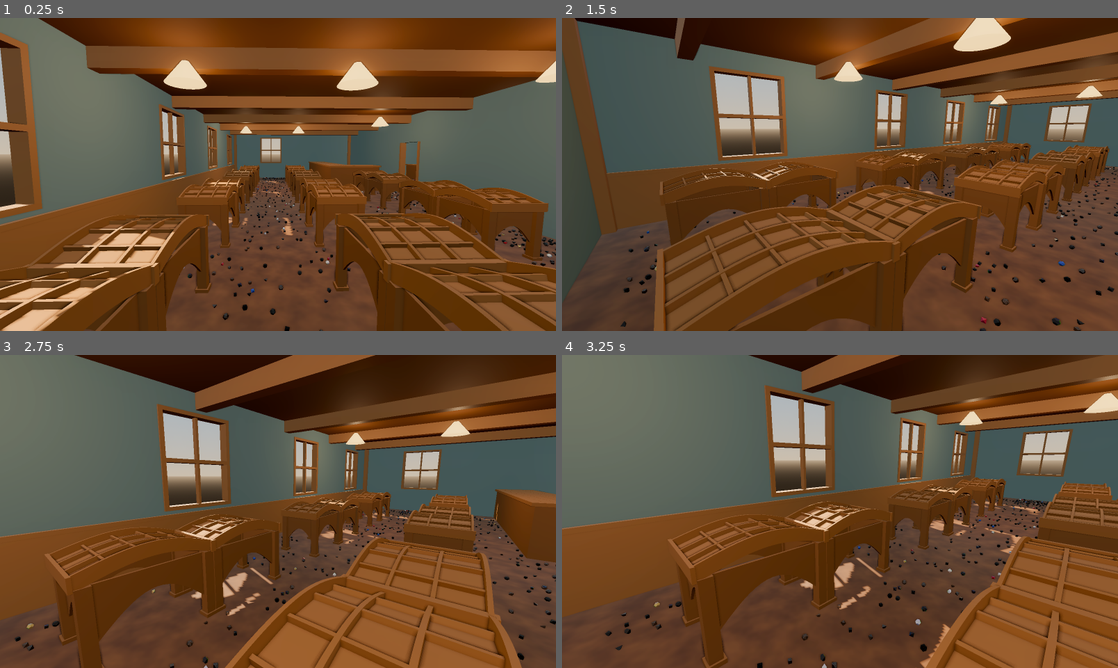
Above: before the commit, frames 1-4 (two rows, left to right).
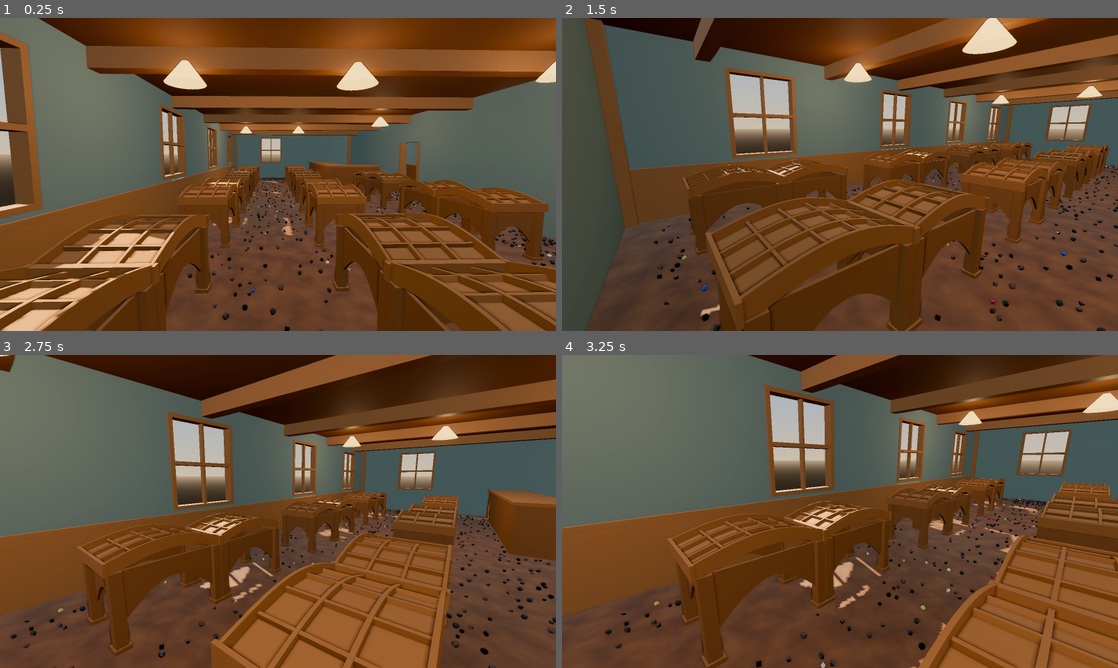
Above: after the commit, the same moments.

Repository: henrytuson-netizen/DiceHoarder
Game: Godot game, scene res://scenes/main.tscn
Same seed, same stepped clock (60 frames per second), same inputs: the game is played once before the commit and once after it.
Inputs (mouse positions are in pixels of both pictures, inside the frame that each line leads up to):
- Up to frame 1 (0.25 s): no input
- Up to frame 2 (1.5 s): tap Enter at 0.5 s; move the mouse to (962, 158) at 0.52 s; hold D 0.53-1.28 s; hold Shift 0.53-1.28 s; click (962, 158) at 0.67 s; move the mouse to (812, 174) at 1.27 s; hold W from 1.28 s (still down); tap Shift at 1.35 s
- Up to frame 3 (2.75 s): keep holding W; move the mouse to (289, 505) at 2.02 s; hold Shift from 2.03 s (still down)
- Up to frame 4 (3.25 s): keep holding W; move the mouse to (834, 517) at 2.77 s; release Shift at 2.78 s; tap Shift at 2.85 s

The runs differ from the first frame. In frame 1, 0.5% of the frame differs, in the area x 0-100%, y 7-100%; in frame 2, 26%; in frame 3, 28%, in the area x 0-100%, y 0-100%; in frame 4, 7.1%.

Commit message:
Godot: load in about a second
One merged collision shape per furniture type, shared by all copies,
instead of a trimesh body per board; dice spawn 300 per frame so the
shop shows immediately.

Co-Authored-By: Claude Opus 5.5 <noreply@anthropic.com>
Claude-Session: https://claude.ai/code/session_011yhP3TPS25ZadkWBkKopsP

Diff:
--- a/godot/scripts/main.gd
+++ b/godot/scripts/main.gd
@@ -7,6 +7,7 @@
 var player: CharacterBody3D
 var slots: Array[Node3D] = []
 var dice: Array[RigidBody3D] = []
+var _pending := []   # dice still to spawn: [set, kind, transform]
 var _rng_state := 21
 var mat_wall := StandardMaterial3D.new()
 var mat_trim := StandardMaterial3D.new()
@@ -17,7 +18,10 @@
 	_rng_state = (_rng_state * 16807) % 2147483647
 	return float(_rng_state) / 2147483647.0
 
+var _ready_ms := 0
+
 func _ready() -> void:
+	var t0 := Time.get_ticks_msec()
 	kit = DiceKit.new()
 	sets = DiceSets.build()
 	furniture = load("res://assets/models/shop-furniture.glb").instantiate()
@@ -31,6 +35,8 @@
 	add_child(player)
 	player.global_position = Cfg.START
 	player.look_at_point(Cfg.START_LOOK)
+	_ready_ms = Time.get_ticks_msec() - t0
+	print("READY_MS ", _ready_ms)
 	_test_hooks()
 
 # ---------------------------------------------------------------- look
@@ -135,10 +141,33 @@
 	c.transform = Transform3D.IDENTITY
 	return c
 
+var _shapes := {}
+
+## One merged collision shape per furniture type, shared by every copy (fast to build and to load).
+func _piece_shape(name: String) -> ConcavePolygonShape3D:
+	if _shapes.has(name): return _shapes[name]
+	var src := furniture.find_child(name, true, false) as Node3D
+	var faces := PackedVector3Array()
+	for mi in src.find_children("*", "MeshInstance3D", true, false):
+		var m := mi as MeshInstance3D
+		var xf := src.global_transform.affine_inverse() * m.global_transform if src.is_inside_tree() else _rel(src, m)
+		for v in m.mesh.get_faces(): faces.append(xf * v)
+	var sh := ConcavePolygonShape3D.new(); sh.set_faces(faces)
+	_shapes[name] = sh
+	return sh
+
+func _rel(root: Node3D, n: Node3D) -> Transform3D:
+	var xf := Transform3D.IDENTITY
+	var cur: Node = n
+	while cur != root and cur is Node3D:
+		xf = (cur as Node3D).transform * xf
+		cur = cur.get_parent()
+	return xf
+
 func _add_furniture(name: String, pos: Vector3, ry := 0.0) -> Node3D:
 	var p := _piece(name); add_child(p); p.global_position = pos; p.rotation.y = ry
-	for mi in p.find_children("*", "MeshInstance3D", true, false):
-		(mi as MeshInstance3D).create_trimesh_collision()
+	var sb := StaticBody3D.new(); var cs := CollisionShape3D.new(); cs.shape = _piece_shape(name)
+	sb.add_child(cs); p.add_child(sb)
 	return p
 
 func _furniture() -> void:
@@ -192,7 +221,14 @@
 			var key := Vector2i(floori(x / cell), floori(z / cell))
 			if not grid.has(key): grid[key] = []
 			grid[key].append(Vector2(x, z))
-			dice.append(_make_die(s, kind, kit.resting(kind, Vector3(x, 0, z), rng() * TAU, int(rng() * 20))))
+			_pending.append([s, kind, kit.resting(kind, Vector3(x, 0, z), rng() * TAU, int(rng() * 20))])
+
+## Spawn dice a few hundred per frame so the shop appears immediately.
+func _process(_dt: float) -> void:
+	var n := 0
+	while _pending.size() > 0 and n < 300:
+		var d = _pending.pop_back()
+		dice.append(_make_die(d[0], d[1], d[2])); n += 1
 
 func _clear(grid: Dictionary, x: float, z: float, cell: float) -> bool:
 	var cx := floori(x / cell); var cz := floori(z / cell)
@@ -235,5 +271,5 @@
 		if a.begins_with("--frames="): frames = int(a.substr(9))
 	for i in frames: await get_tree().process_frame
 	get_viewport().get_texture().get_image().save_png(shot)
-	print("SHOT ", shot, " slots=", slots.size(), " dice=", dice.size(), " fps=", Engine.get_frames_per_second())
+	print("SHOT ", shot, " slots=", slots.size(), " dice=", dice.size(), " pending=", _pending.size(), " ready_ms=", _ready_ms, " fps=", Engine.get_frames_per_second())
 	get_tree().quit()
